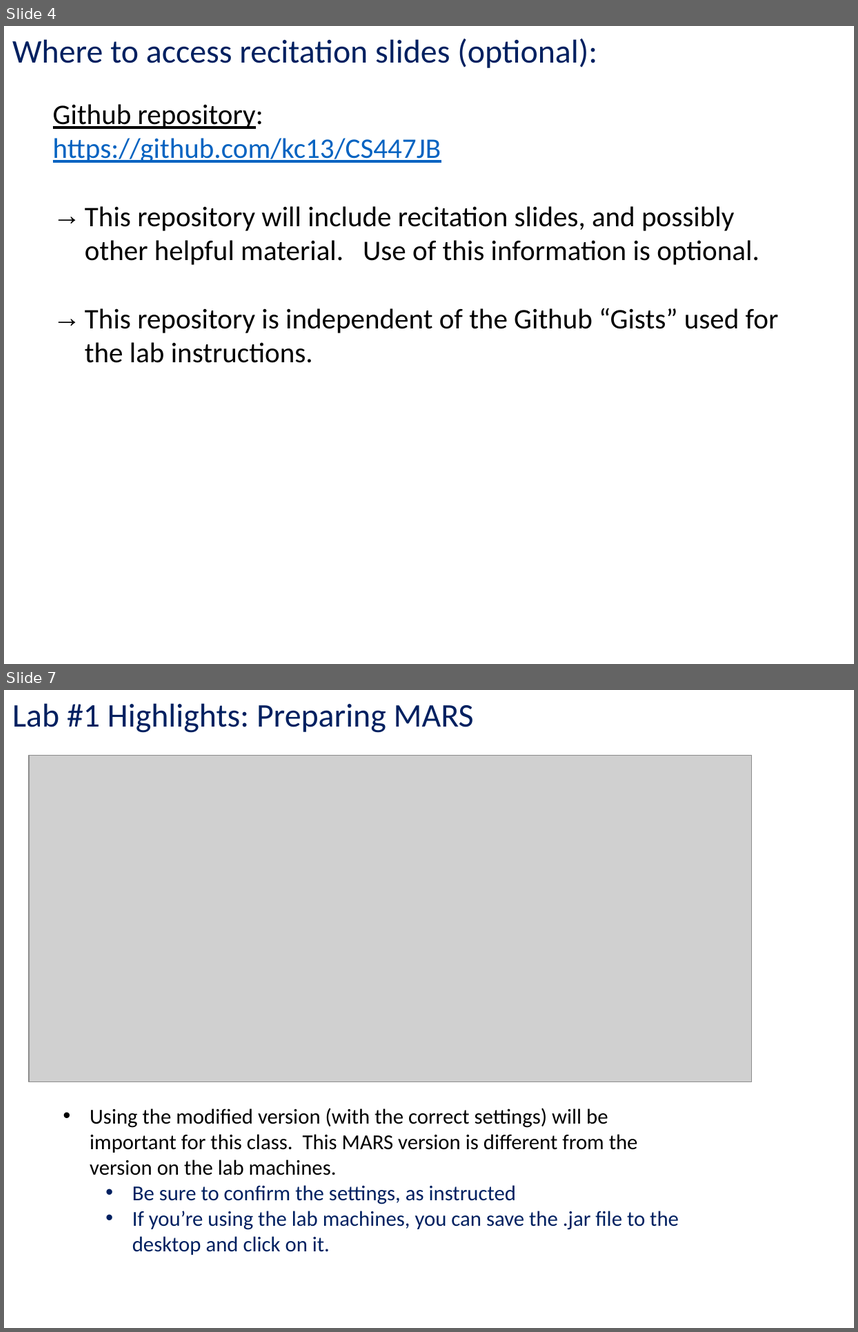
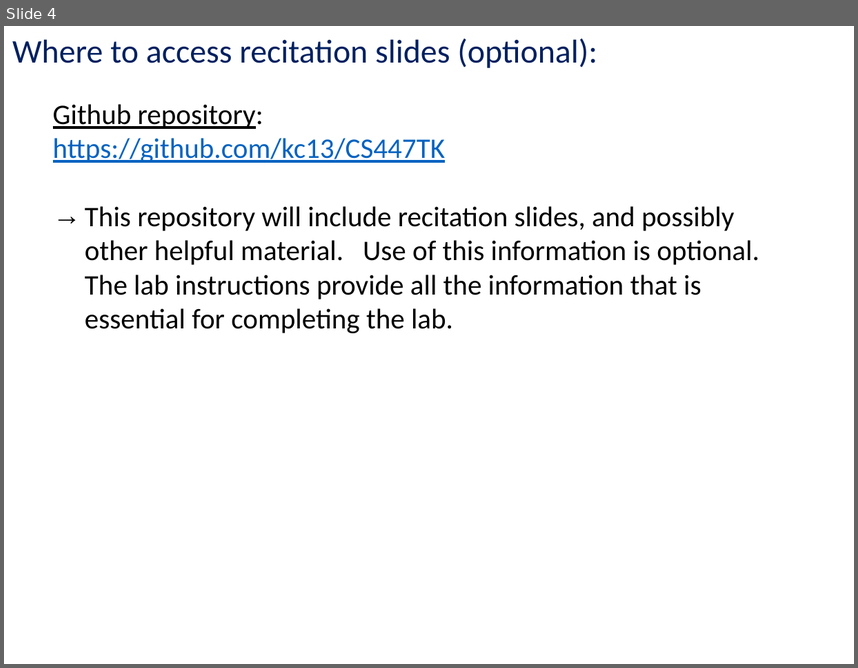
Before and after one commit to kc13/CS447TK, a slide deck: cs447tk_rec1_jan22.pptx. Shown one above the other, each under a label of ours: slides 4 and 7 before the commit, slide 4 after it; the slides between them are not shown. The pictures are 858x1332 and 858x668 pixels, drawn with LibreOffice and Linux fonts; fonts in the diff are those of the drawing; grey boxes stand for pictures. Boxes give left, top, right and bottom in pixels: in the first picture for what was removed or moved away, otherwise in the second. Text is boxed around its words. In the diff, an @@ line names an element or a change of style, - is before the commit and + after.

```diff
--- a/cs447tk_rec1_jan22.pptx
+++ b/cs447tk_rec1_jan22.pptx
@@ slide 7 removed at bbox=[4, 690, 854, 1328], background #FFFFFF @@
@@ text removed at bbox=[12, 703, 474, 733] @@
-Lab #1 Highlights: Preparing MARS
@@ picture removed at bbox=[29, 756, 751, 1082] @@
@@ text removed at bbox=[90, 1107, 679, 1254] @@
-• Using the modified version (with the correct settings) will be important for this class. This MARS version is different from the version on the lab machines.
-  • Be sure to confirm the settings, as instructed
-  • If you’re using the lab machines, you can save the .jar file to the desktop and click on it.
@@ slide 4 changed as well @@
@@ text at bbox=[53, 138, 760, 333]: text changed @@
-https://github.com/kc13/CS447JB
-→ This repository will include recitation slides, and possibly other helpful material. Use of this information is optional.
-→ This repository is independent of the Github “Gists” used for the lab instructions.
+https://github.com/kc13/CS447TK
+→ This repository will include recitation slides, and possibly other helpful material. Use of this information is optional. The lab instructions provide all the information that is essential for completing the lab.
```
Also in this commit, not shown: 3 other slides changed, 13 slides added, 12 other slides removed.
